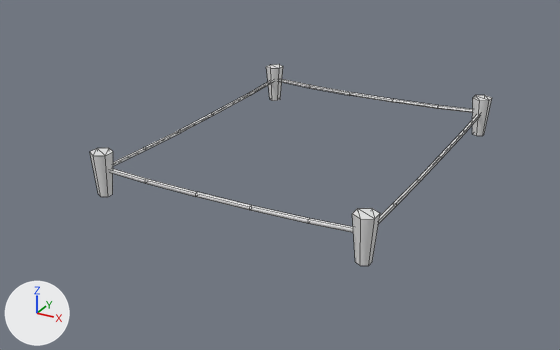
The FBX model Assets/Content/Graphics/Environment/Vikings/New 2.0/VikingHouse_03_S.fbx as it was, and as the next commit left it.
The view is the same before and after, from a 50 mm camera at (2.87, -5.78, 2.66) aimed at (-0.16, -0.26, -0.09). The lights are fixed; the arrows at lower left show +X, +Y and +Z. Mesh edges are drawn as thin lines. Materials are left out; every surface is plain grey.

Objects in the first picture: 'VikingHouse_03_S'.
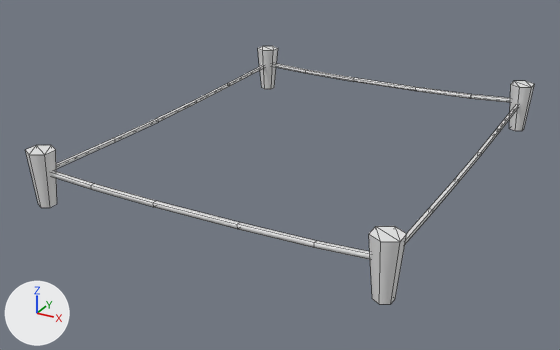
The change, as a diff of the scene's bpy script:
```diff
--- a/Assets/Content/Graphics/Environment/Vikings/New 2.0/VikingHouse_03_S.fbx.py
+++ b/Assets/Content/Graphics/Environment/Vikings/New 2.0/VikingHouse_03_S.fbx.py
@@ me_mesh @@
 # used by ob_vikinghouse_03_s; location = (0.0, 0.0, 0.172); rotation_euler = (1.571, 0.0, 0.0), in degrees (90, 0, 0)
-me_mesh.from_pydata(...)  # 144 vertices, 120 faces; spans x -1.22..1.22, y -0.19..0.18, z -1.49..1.52
+me_mesh.from_pydata(...)  # 144 vertices, 120 faces; spans x -152.78..152.83, y -2.54..43.78, z -186.76..190.68
+# me_mesh part 1: the loose piece of 12 vertices spanning x -1.22..-1.06, y -0.19..0.18, z -1.49..-1.31 is scaled about its middle by 125, then moved by (-141.5, 20.63, -173.65)
+# me_mesh part 2: the loose piece of 12 vertices spanning x 1.06..1.22, y -0.19..0.18, z -1.49..-1.31 is scaled about its middle by 125, then moved by (141.55, 20.63, -173.65)
+# me_mesh part 3: the loose piece of 12 vertices spanning x -1.22..-1.06, y -0.19..0.18, z 1.34..1.52 is scaled about its middle by 125, then moved by (-141.5, 20.63, 177.55)
+# me_mesh part 4: the loose piece of 12 vertices spanning x 1.06..1.22, y -0.19..0.18, z 1.34..1.52 is scaled about its middle by 125, then moved by (141.55, 20.63, 177.55)
+# me_mesh part 5: 96 of 144 vertices moved; they spanned x -1.15..1.15, y -0.01..0.05, z -1.42..1.44 and now span x -144.21..144.47, y 20.42..27.43, z -177.37..179.97; mean shift (0.08, 23.64, 1.6); largest move (1.15, 0.04, 1.41) -> (144.47, 26.66, 176.54)
@@ ob_vikinghouse_03_s @@
 ob_vikinghouse_03_s = bpy.data.objects.new('VikingHouse_03_S', me_mesh)
-ob_vikinghouse_03_s.location = (0.0, 0.0, 0.172)
+ob_vikinghouse_03_s.location = (0.0, 0.0, 0.0)
 ob_vikinghouse_03_s.rotation_euler = (1.571, 0.0, 0.0)  # degrees (90, 0, 0)
+ob_vikinghouse_03_s.scale = (0.01, 0.01, 0.01)
```

Pixel boxes (x1, y1, x2, y2) of what changed, in the pictures (560 x 350 px; the box of a moved part takes in the faces that stretch with it):
'VikingHouse_03_S', reshaped, moved, rescaled (27% wider, 28% taller)
    before: (90, 64, 492, 266)
    after: (25, 46, 534, 304)
part 1 of me_mesh, moved or reshaped
    before: (266, 64, 283, 101)
    after: (258, 46, 278, 89)
part 2 of me_mesh, moved or reshaped
    before: (472, 95, 492, 136)
    after: (509, 81, 534, 131)
part 3 of me_mesh, moved or reshaped
    before: (90, 148, 113, 197)
    after: (25, 145, 57, 208)
part 4 of me_mesh, moved or reshaped
    before: (352, 208, 380, 266)
    after: (369, 226, 407, 304)
part 5 of me_mesh, moved or reshaped
    before: (109, 79, 480, 232)
    after: (51, 63, 520, 259)
